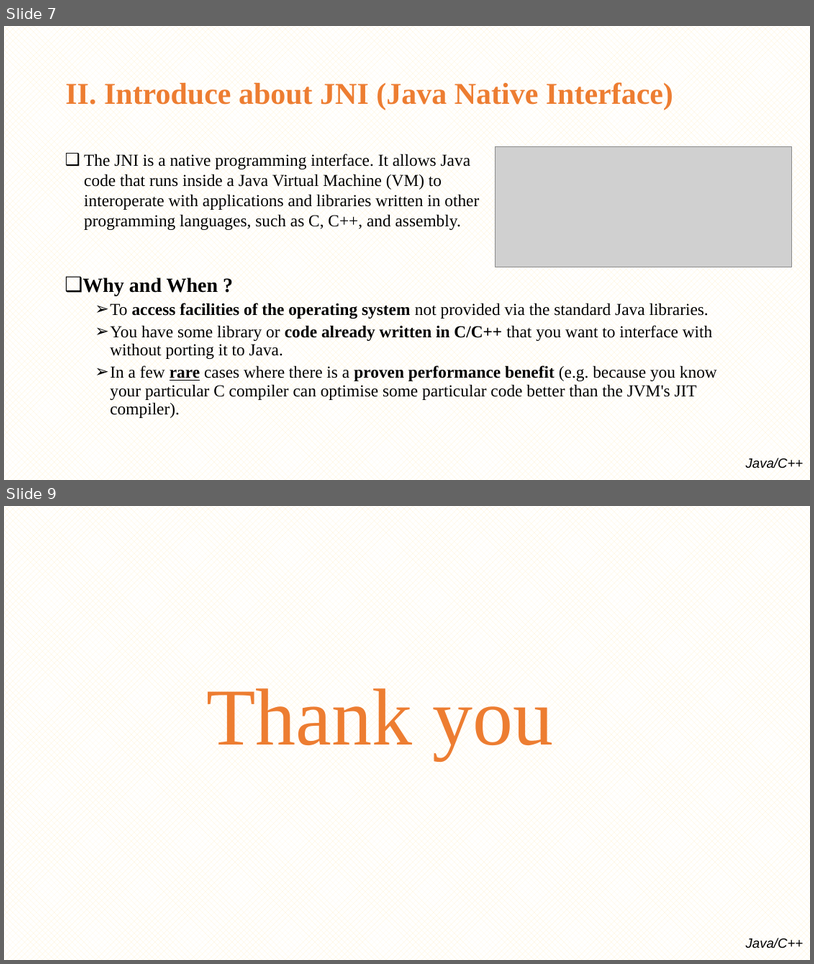
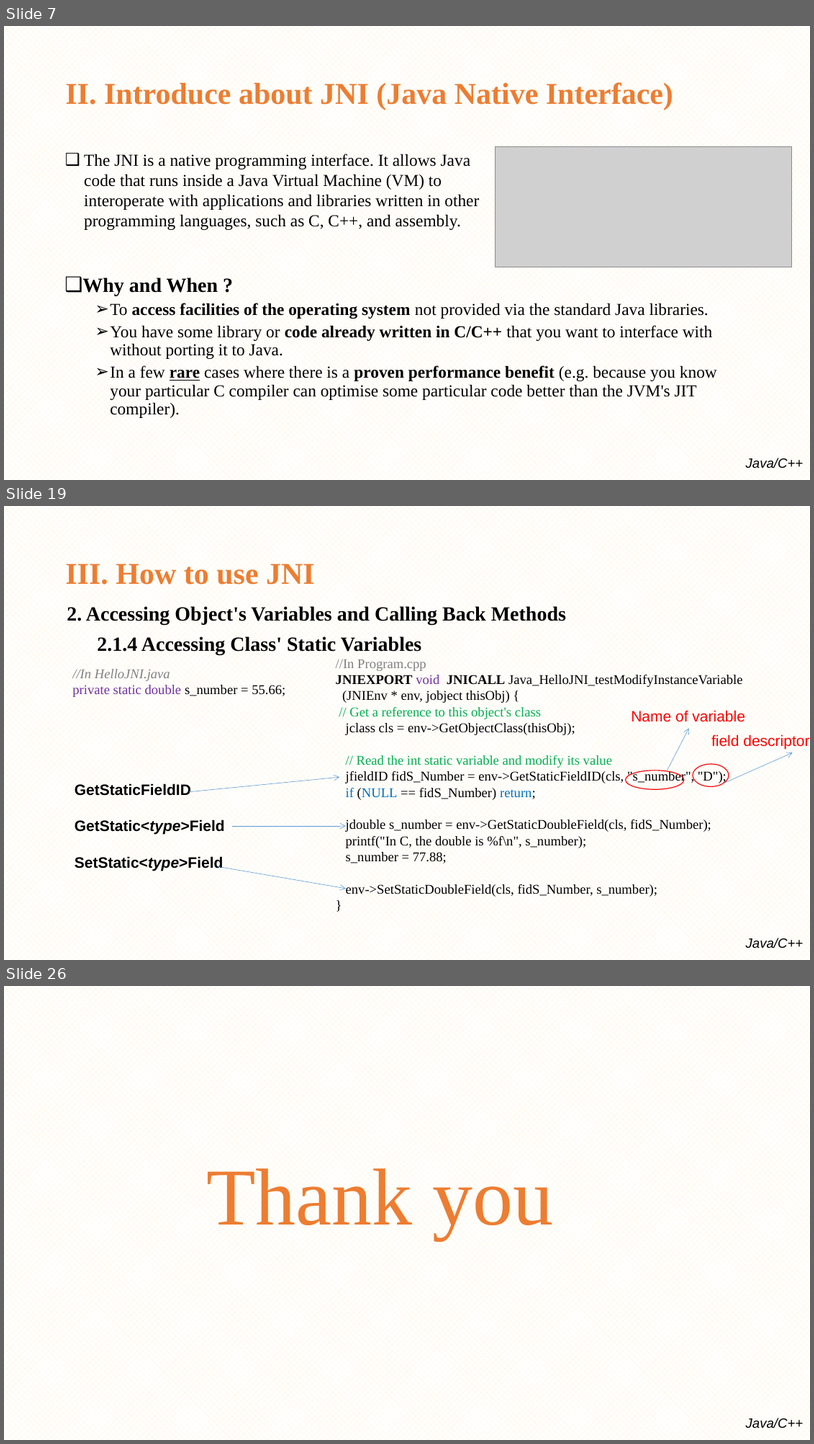
Before and after one commit to minhthedt/hello-world, a slide deck: Training/Java native interface(JNI).pptx. Shown one above the other, each under a label of ours: slides 7 and 9 before the commit, slides 7, 19 and 26 after it; the slides between them are not shown. The pictures are 814x964 and 814x1444 pixels, drawn with LibreOffice and Linux fonts; fonts in the diff are those of the drawing; grey boxes stand for pictures; background and template pictures are left out. Boxes give left, top, right and bottom in pixels: in the first picture for what was removed or moved away, otherwise in the second. Text is boxed around its words. In the diff, an @@ line names an element or a change of style, - is before the commit and + after.

```diff
--- a/Training/Java native interface(JNI).pptx
+++ b/Training/Java native interface(JNI).pptx
@@ slide 19 added at (x1=4, y1=506, x2=810, y2=960), background pattern #FFF2CC on #FFFFFF; not listed: 1 template element that a slide beside it also shows @@
@@ title added at (x1=65, y1=564, x2=315, y2=584), 36 pt, text #ED7D31, bold @@
+III. How to use JNI
@@ text added at (x1=67, y1=606, x2=566, y2=655), 24 pt, text #000000, bold @@
+2. Accessing Object's Variables and Calling Back Methods
+2.1.4 Accessing Class' Static Variables
@@ text added at (x1=72, y1=669, x2=286, y2=697), 16 pt, text #7030A0 @@
+//In HelloJNI.java
+private static double s_number = 55.66;
@@ text added at (x1=336, y1=659, x2=743, y2=896), 16 pt, text #000000 @@
+//In Program.cpp
+JNIEXPORT void JNICALL Java_HelloJNI_testModifyInstanceVariable
+(JNIEnv * env, jobject thisObj) {
+// Get a reference to this object's class
+jclass cls = env->GetObjectClass(thisObj);
+// Read the int static variable and modify its value
+jfieldID fidS_Number = env->GetStaticFieldID(cls, "s_number", "D");
+if (NULL == fidS_Number) return;
+jdouble s_number = env->GetStaticDoubleField(cls, fidS_Number);
+printf("In C, the double is %f\n", s_number);
+s_number = 77.88;
+env->SetStaticDoubleField(cls, fidS_Number, s_number);
+}
@@ text added at (x1=631, y1=710, x2=745, y2=722), 18 pt, text #FF0000 @@
+Name of variable
@@ arrow added from (668, 770) to (689, 728), #5B9BD5 0.5 pt @@
@@ text added at (x1=712, y1=734, x2=810, y2=749), 18 pt, text #FF0000 @@
+field descriptor
@@ ellipse added at (x1=693, y1=764, x2=729, y2=786), outline #FF0000 1 pt @@
@@ arrow added from (724, 783) to (793, 753), #5B9BD5 0.5 pt @@
@@ text added at (x1=75, y1=783, x2=225, y2=870), 18 pt, text #000000, bold @@
+GetStaticFieldID
+GetStatic<type>Field
+SetStatic<type>Field
@@ arrow added from (189, 792) to (340, 777), #5B9BD5 0.5 pt @@
@@ ellipse added at (x1=626, y1=770, x2=684, y2=790), outline #FF0000 1 pt @@
@@ arrow added from (233, 826) to (346, 826), #5B9BD5 0.5 pt @@
@@ arrow added from (218, 867) to (346, 888), #5B9BD5 0.5 pt @@
@@ what was slide 9 is now slide 26 @@
```
Also in this commit, not shown: 1 slide changed, 16 other slides added.
